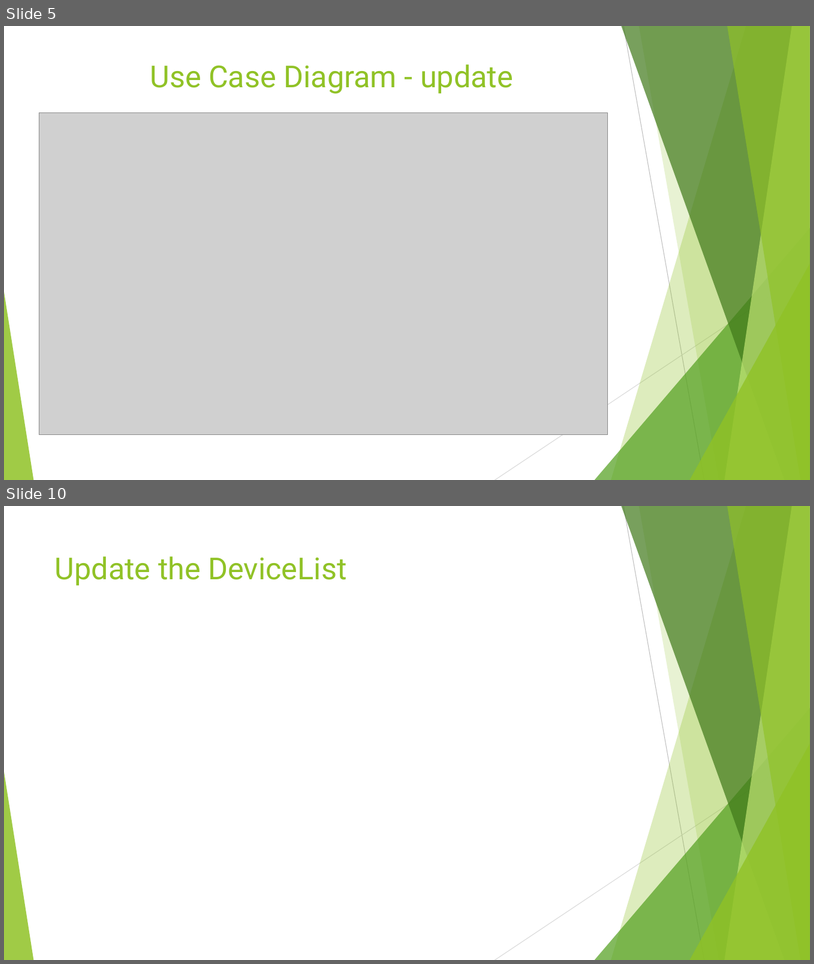
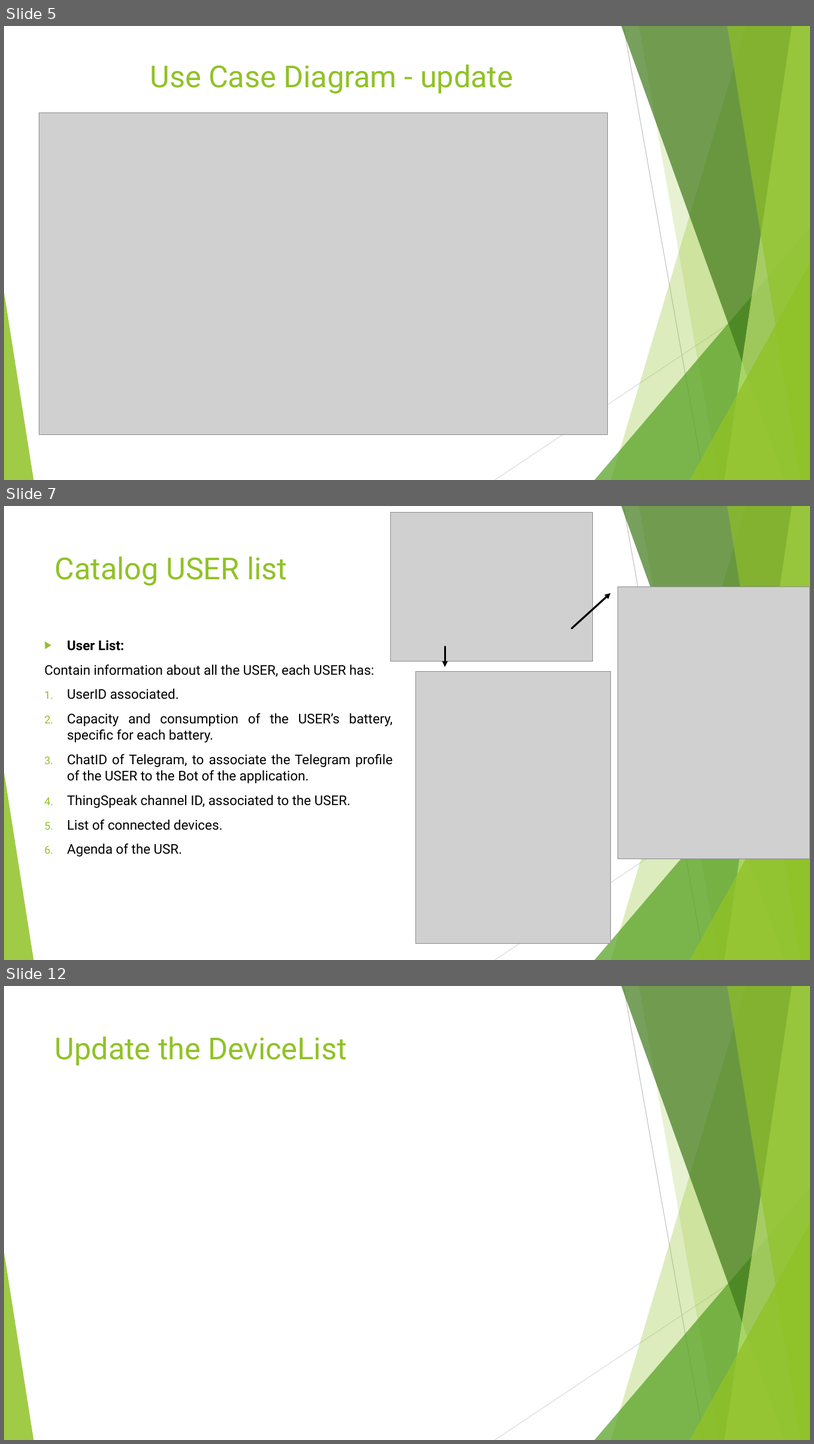
Before and after one commit to annageraci/Battery_Charger_Smart, a slide deck: Materiale Extra/Presentazione del progetto .pptx. Shown one above the other, each under a label of ours: slides 5 and 10 before the commit, slides 5, 7 and 12 after it; the slides between them are not shown. The pictures are 814x964 and 814x1444 pixels, drawn with LibreOffice and Linux fonts; fonts in the diff are those of the drawing; grey boxes stand for pictures. Boxes give left, top, right and bottom in pixels: in the first picture for what was removed or moved away, otherwise in the second. Text is boxed around its words. In the diff, an @@ line names an element or a change of style, - is before the commit and + after.

```diff
--- a/Materiale Extra/Presentazione del progetto .pptx
+++ b/Materiale Extra/Presentazione del progetto .pptx
@@ slide 7 added at (4,506,810,960), background #FFFFFF; not listed: 10 template elements that a slide beside it also shows @@
@@ picture added at (391,512,593,661) @@
@@ title added at (55,556,287,586), 36 pt, text #90C226 @@
+Catalog USER list
@@ arrow added from (572, 628) to (611, 593), #000000 2.25 pt @@
@@ picture added at (618,587,810,859) @@
@@ text added at (44,640,393,856), 16 pt, text #000000 @@
+▶ User List:
+Contain information about all the USER, each USER has:
+1. UserID associated.
+2. Capacity and consumption of the USER’s battery, specific for each battery.
+3. ChatID of Telegram, to associate the Telegram profile of the USER to the Bot of the application.
+4. ThingSpeak channel ID, associated to the USER.
+5. List of connected devices.
+6. Agenda of the USR.
@@ arrow added from (445, 646) to (445, 667), #000000 2.25 pt @@
@@ picture added at (416,671,611,943) @@
@@ what was slide 10 is now slide 12 @@
```
Also in this commit, not shown: 1 slide changed, 5 other slides added, 4 slides removed, 1 other file.
